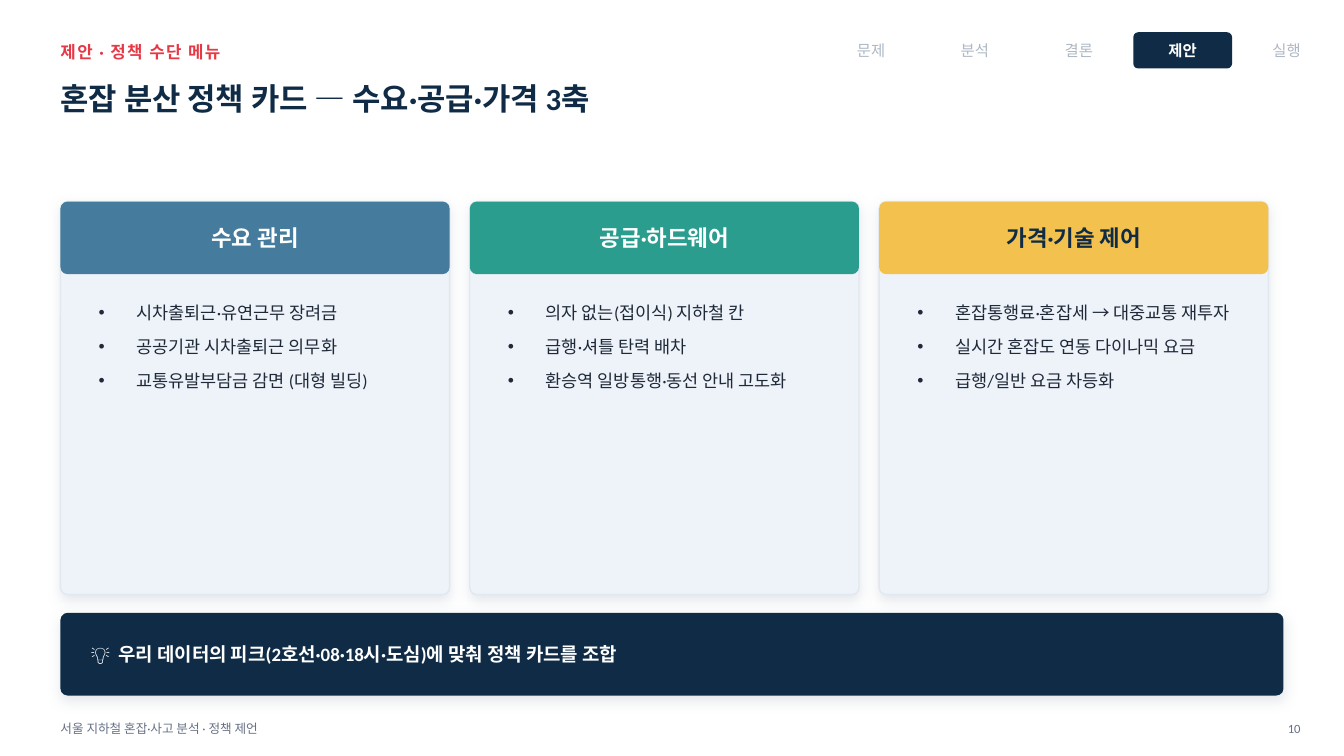
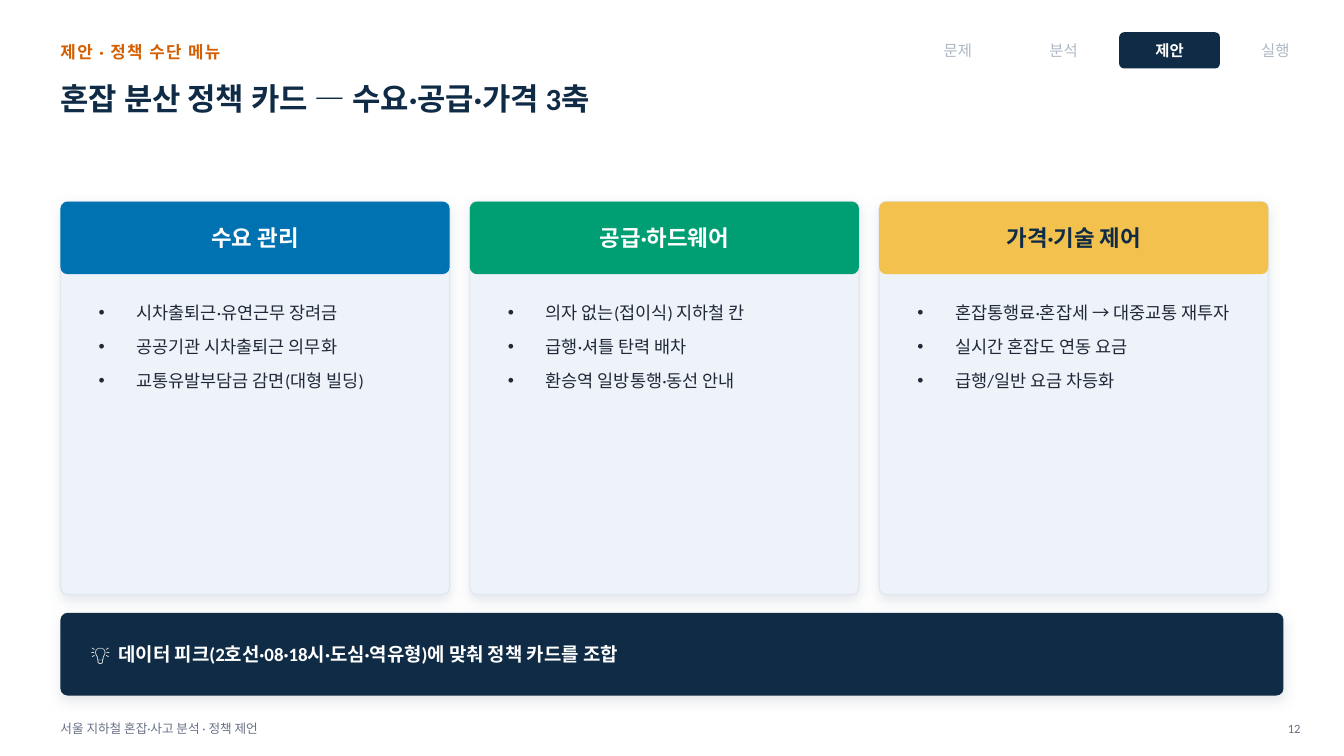
Before and after one commit to yuneunmi814-cmyk/data-analysis-mini-project, a slide deck: slide 13 of 발표장표_지하철혼잡.pptx (slide 12 before the commit). Drawn at 1344x756 pixels with LibreOffice and Linux fonts; fonts in the diff are those of the drawing. Boxes give left, top, right and bottom in pixels: in the first picture for what was removed or moved away, otherwise in the second. Text is boxed around its words. In the diff, an @@ line names an element or a change of style, - is before the commit and + after.

```diff
--- a/발표장표_지하철혼잡.pptx
+++ b/발표장표_지하철혼잡.pptx
@@ text "제안 · 정책 수단 메뉴" at bbox=[60, 44, 220, 60]: text colour #E63946 to #D55E00 @@
@@ text "문제": place and size @@
-text "문제" at bbox=[857, 44, 885, 57]
+text "문제" at bbox=[944, 43, 972, 57]
@@ text "분석": place and size @@
-text "분석" at bbox=[961, 43, 989, 57]
+text "분석" at bbox=[1049, 43, 1077, 57]
@@ text removed at bbox=[1065, 43, 1093, 57] @@
-결론
@@ text "제안": place and size @@
-text "제안" at bbox=[1168, 43, 1196, 58]
+text "제안" at bbox=[1155, 43, 1183, 58]
@@ rounded rectangle: place and size @@
-rounded rectangle at bbox=[1133, 32, 1232, 69]
+rounded rectangle at bbox=[1119, 32, 1220, 69]
@@ text "실행": place and size @@
-text "실행" at bbox=[1272, 43, 1300, 57]
+text "실행" at bbox=[1261, 43, 1289, 57]
@@ rounded rectangle at bbox=[60, 202, 450, 274]: fill #457B9D to #0072B2 @@
@@ rounded rectangle at bbox=[470, 202, 859, 274]: fill #2A9D8F to #009E73 @@
@@ text at bbox=[955, 338, 1127, 355]: text changed @@
-• 실시간 혼잡도 연동 다이나믹 요금
+• 실시간 혼잡도 연동 요금
@@ text at bbox=[136, 372, 364, 389]: spaces changed @@
-• 교통유발부담금 감면 (대형 빌딩)
+• 교통유발부담금 감면(대형 빌딩)
@@ text at bbox=[546, 372, 735, 389]: text changed @@
-• 환승역 일방통행·동선 안내 고도화
+• 환승역 일방통행·동선 안내
@@ text at bbox=[119, 645, 618, 664]: text changed @@
-💡 우리 데이터의 피크(2호선·08·18시·도심)에 맞춰 정책 카드를 조합
+💡 데이터 피크(2호선·08·18시·도심·역유형)에 맞춰 정책 카드를 조합
@@ text at bbox=[1288, 725, 1301, 733]: text changed @@
-10
+12
```
Also in this commit, not shown: 13 other slides changed, 2 slides added, 1 slide removed, 20 other files.
